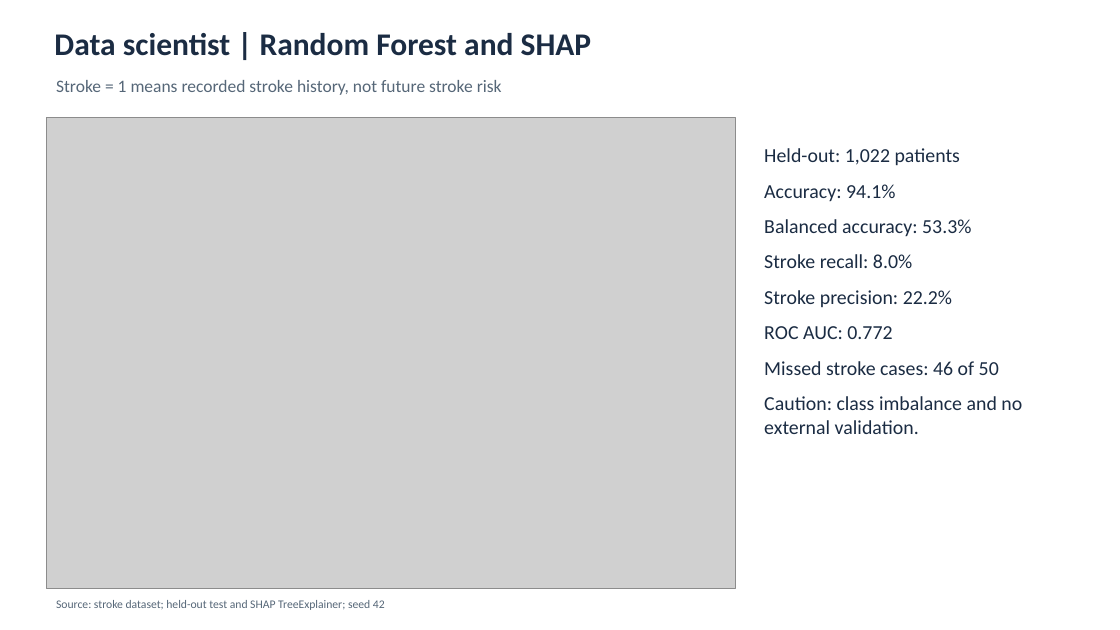
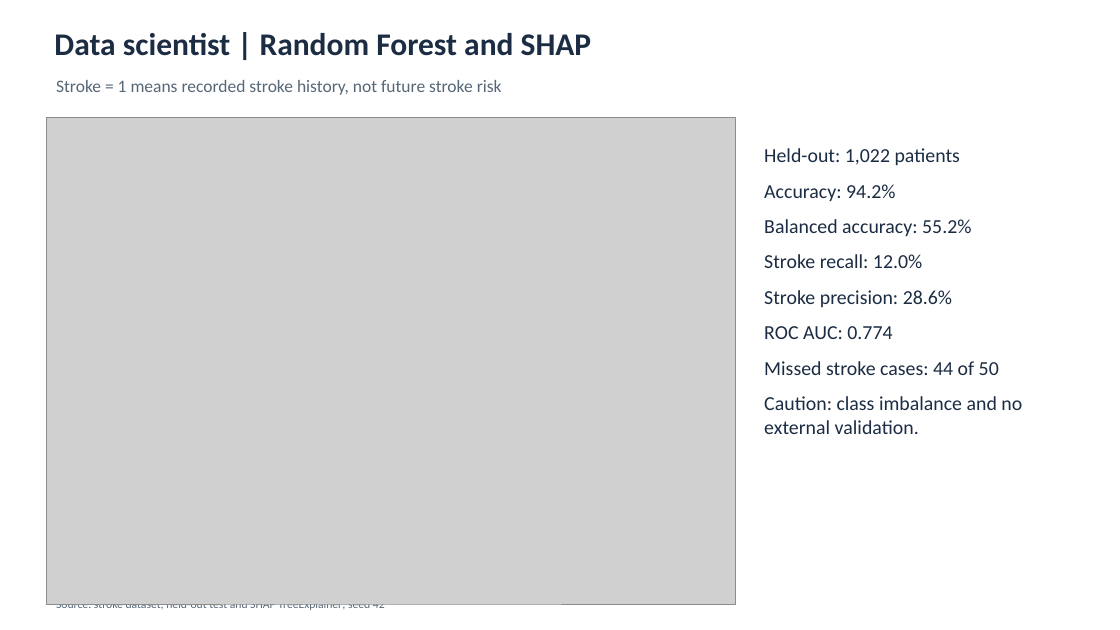
Before and after one commit to ChristineFJT/XAI_Stroke_Classification_SHAP, a slide deck: slide 1 of XAI_Stroke_Classification_SHAP/output/Task5_Three_Audience_Slides_Draft.pptx. Drawn at 1120x630 pixels with LibreOffice and Linux fonts; fonts in the diff are those of the drawing; grey boxes stand for pictures. Boxes give left, top, right and bottom in pixels: in the first picture for what was removed or moved away, otherwise in the second. Text is boxed around its words. In the diff, an @@ line names an element or a change of style, - is before the commit and + after.

```diff
--- a/XAI_Stroke_Classification_SHAP/output/Task5_Three_Audience_Slides_Draft.pptx
+++ b/XAI_Stroke_Classification_SHAP/output/Task5_Three_Audience_Slides_Draft.pptx
@@ picture: place and size @@
-picture at <box>46,118,735,589</box>
+picture at <box>46,118,735,604</box>
@@ text at <box>764,184,999,375</box>: text changed @@
-Accuracy: 94.1%
-Balanced accuracy: 53.3%
-Stroke recall: 8.0%
-Stroke precision: 22.2%
-ROC AUC: 0.772
-Missed stroke cases: 46 of 50
+Accuracy: 94.2%
+Balanced accuracy: 55.2%
+Stroke recall: 12.0%
+Stroke precision: 28.6%
+ROC AUC: 0.774
+Missed stroke cases: 44 of 50
```
Also in this commit, not shown: 1 other slide changed, 9 other files.
